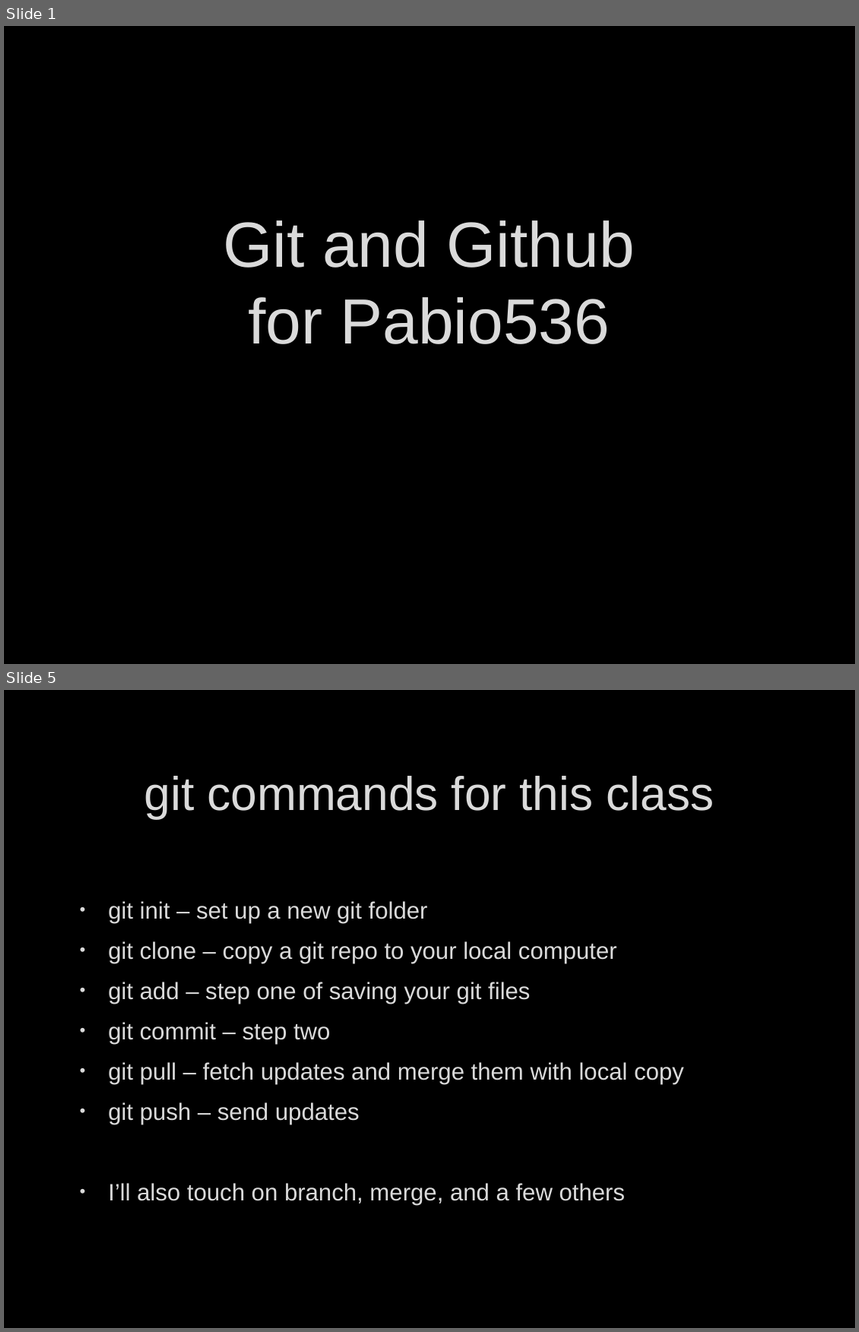
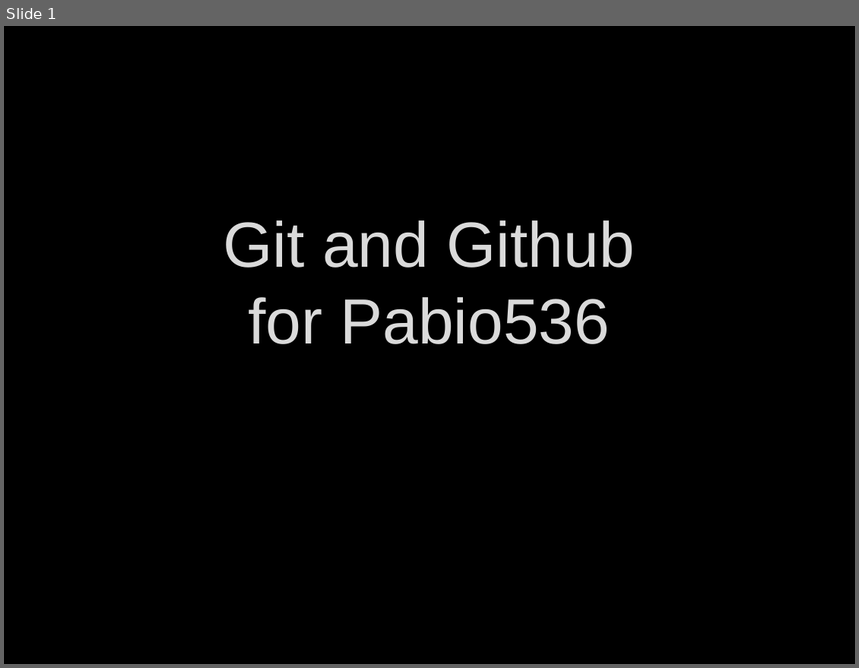
Before and after one commit to fdmast/Pabio536, a slide deck: C1_Introduction/ClassOne.GithubIntro.pptx. Shown one above the other, each under a label of ours: slides 1 and 5 before the commit, slide 1 after it; the slides between them are not shown. The pictures are 859x1332 and 859x668 pixels, drawn with LibreOffice and Linux fonts; fonts in the diff are those of the drawing; background and template pictures are left out. Boxes give left, top, right and bottom in pixels: in the first picture for what was removed or moved away, otherwise in the second. Text is boxed around its words. In the diff, an @@ line names an element or a change of style, - is before the commit and + after.

Commit message:
Complete overhaul of Class 3

```diff
--- a/C1_Introduction/ClassOne.GithubIntro.pptx
+++ b/C1_Introduction/ClassOne.GithubIntro.pptx
@@ slide 5 removed at <box>4,690,855,1328</box>, background picture (left out) @@
@@ title removed at <box>145,776,715,819</box> @@
-git commands for this class
@@ text removed at <box>108,901,684,1205</box> @@
-• git init – set up a new git folder
-• git clone – copy a git repo to your local computer
-• git add – step one of saving your git files
-• git commit – step two
-• git pull – fetch updates and merge them with local copy
-• git push – send updates
-• I’ll also touch on branch, merge, and a few others
```
Also in this commit, not shown: 2 slides changed, 10 slides added, 10 other slides removed, 5 other files.
